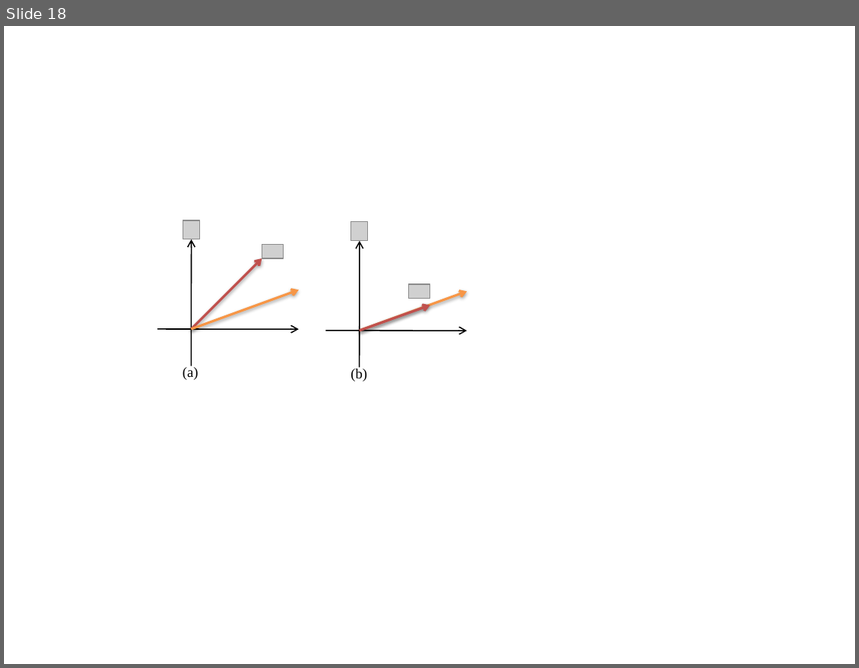
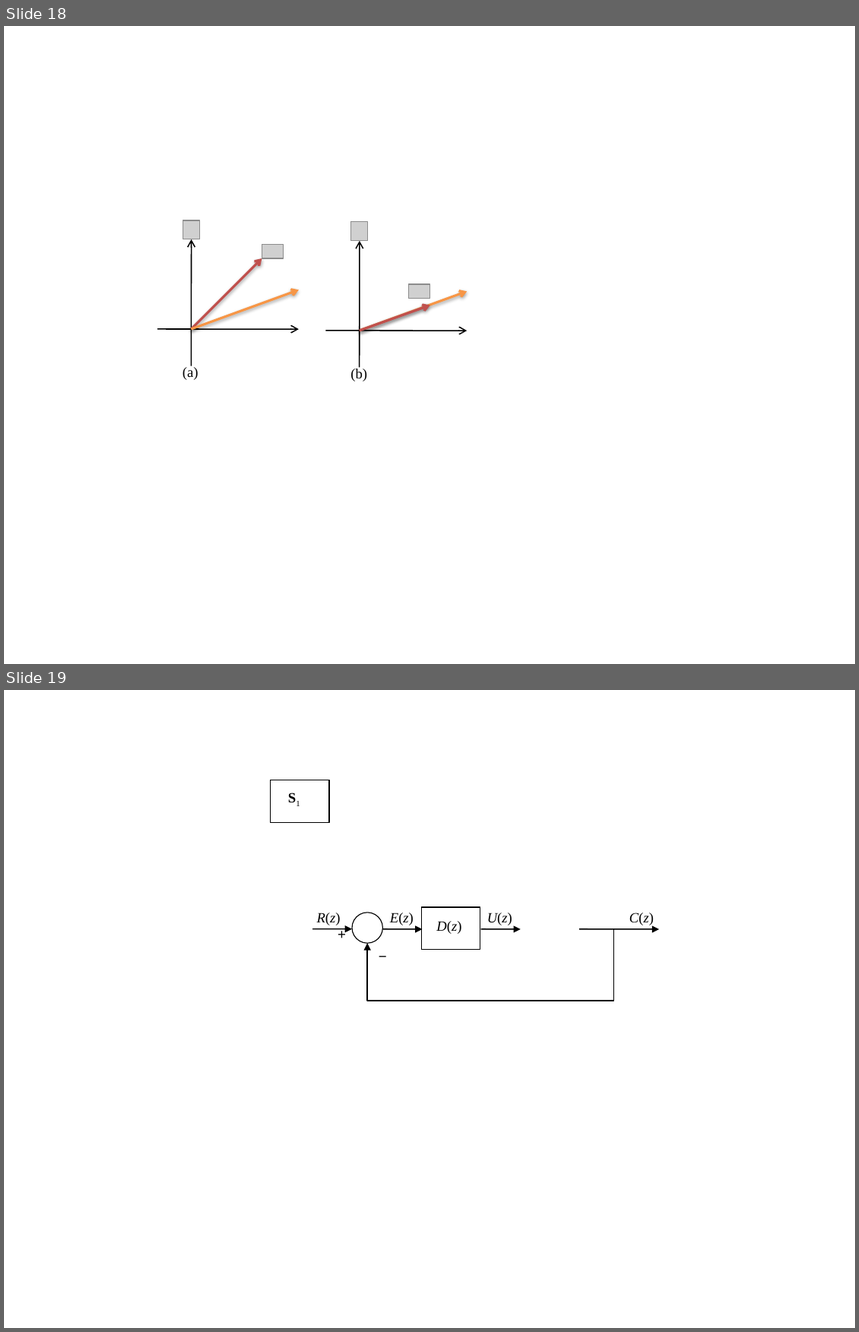
Before and after one commit to cpjobling/EGLM03-Resources, a slide deck: DigitalSystems/Lecture11/pictures/pictures-converted.pptx. Shown one above the other, each under a label of ours: slide 18 before the commit, slides 18 and 19 after it. The pictures are 859x668 and 859x1332 pixels, drawn with LibreOffice and Linux fonts; fonts in the diff are those of the drawing; grey boxes stand for pictures; background and template pictures are left out. Boxes give left, top, right and bottom in pixels: in the first picture for what was removed or moved away, otherwise in the second. Text is boxed around its words. In the diff, an @@ line names an element or a change of style, - is before the commit and + after.

Commit message:
Lecture 19 complete

```diff
--- a/DigitalSystems/Lecture11/pictures/pictures-converted.pptx
+++ b/DigitalSystems/Lecture11/pictures/pictures-converted.pptx
@@ slide 19 added at (x1=4, y1=690, x2=855, y2=1328), background #FFFFFF @@
@@ rectangle added at (x1=271, y1=780, x2=329, y2=823), outline #000000 0.75 pt @@
@@ text added at (x1=280, y1=784, x2=310, y2=810), 12 pt, text #000000, bold @@
+S1
@@ text added at (x1=317, y1=913, x2=341, y2=926), 12 pt, text #000000, italic @@
+R(z)
@@ ellipse added at (x1=352, y1=912, x2=382, y2=943), outline #000000 0.75 pt @@
@@ text added at (x1=390, y1=913, x2=414, y2=926), 12 pt, text #000000, italic @@
+E(z)
@@ rectangle added at (x1=422, y1=907, x2=481, y2=950), outline #000000 0.75 pt @@
@@ text added at (x1=487, y1=913, x2=512, y2=926), 12 pt, text #000000, italic @@
+U(z)
@@ text added at (x1=629, y1=913, x2=654, y2=926), 12 pt, text #000000, italic @@
+C(z)
@@ arrow added from (313, 929) to (352, 929), #000000 1 pt @@
@@ text added at (x1=329, y1=922, x2=354, y2=947), 12 pt, text #000000 @@
++
@@ elbow arrow added from (614, 929) to (367, 944), #000000 1 pt @@
@@ arrow added from (382, 929) to (422, 929), #000000 1 pt @@
@@ text added at (x1=436, y1=921, x2=462, y2=934), 12 pt, text #000000, italic @@
+D(z)
@@ arrow added from (481, 929) to (521, 929), #000000 1 pt @@
@@ arrow added from (579, 929) to (659, 929), #000000 1 pt @@
@@ text added at (x1=370, y1=944, x2=395, y2=969), 12 pt, text #000000 @@
+−
```
Also in this commit, not shown: 5 other files.
